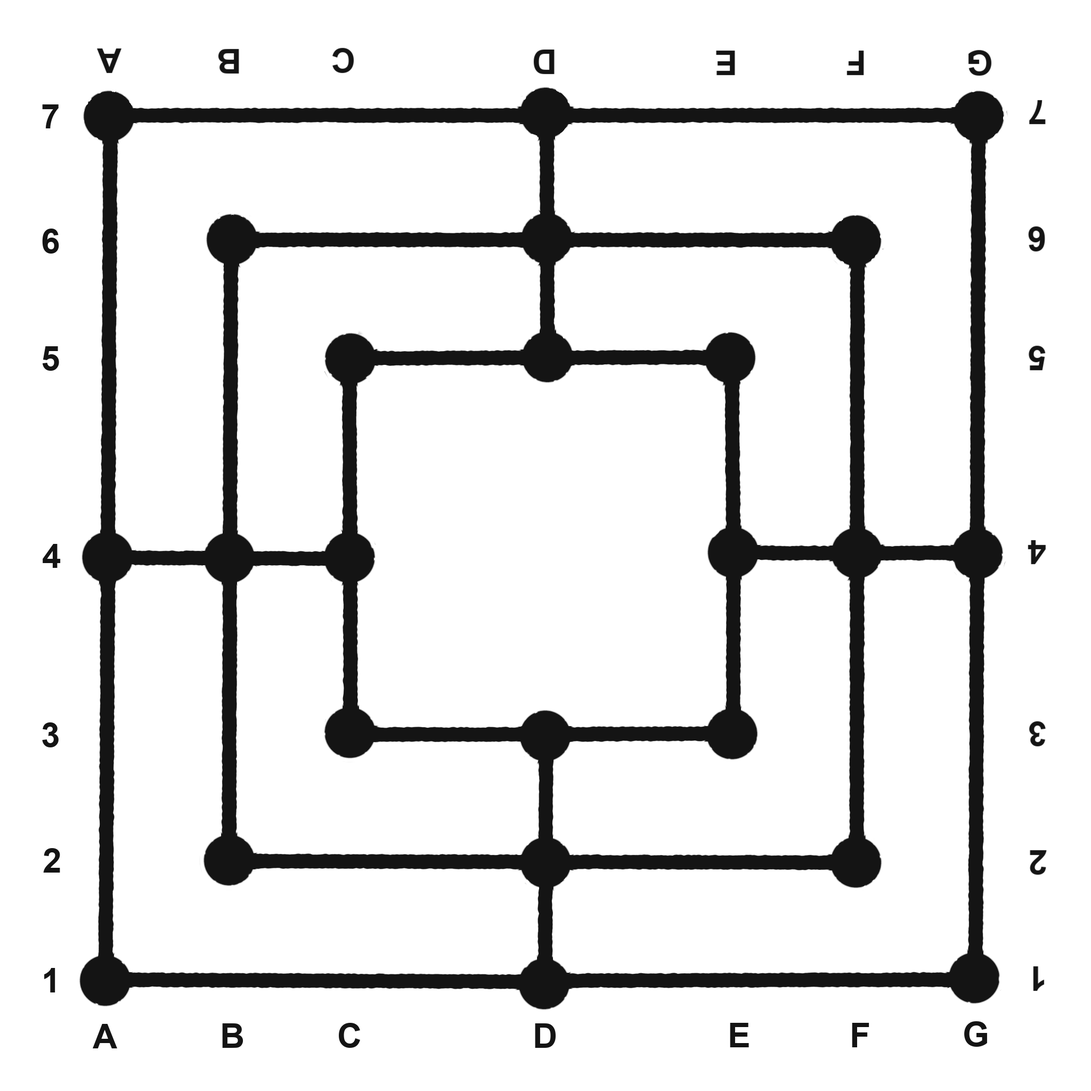
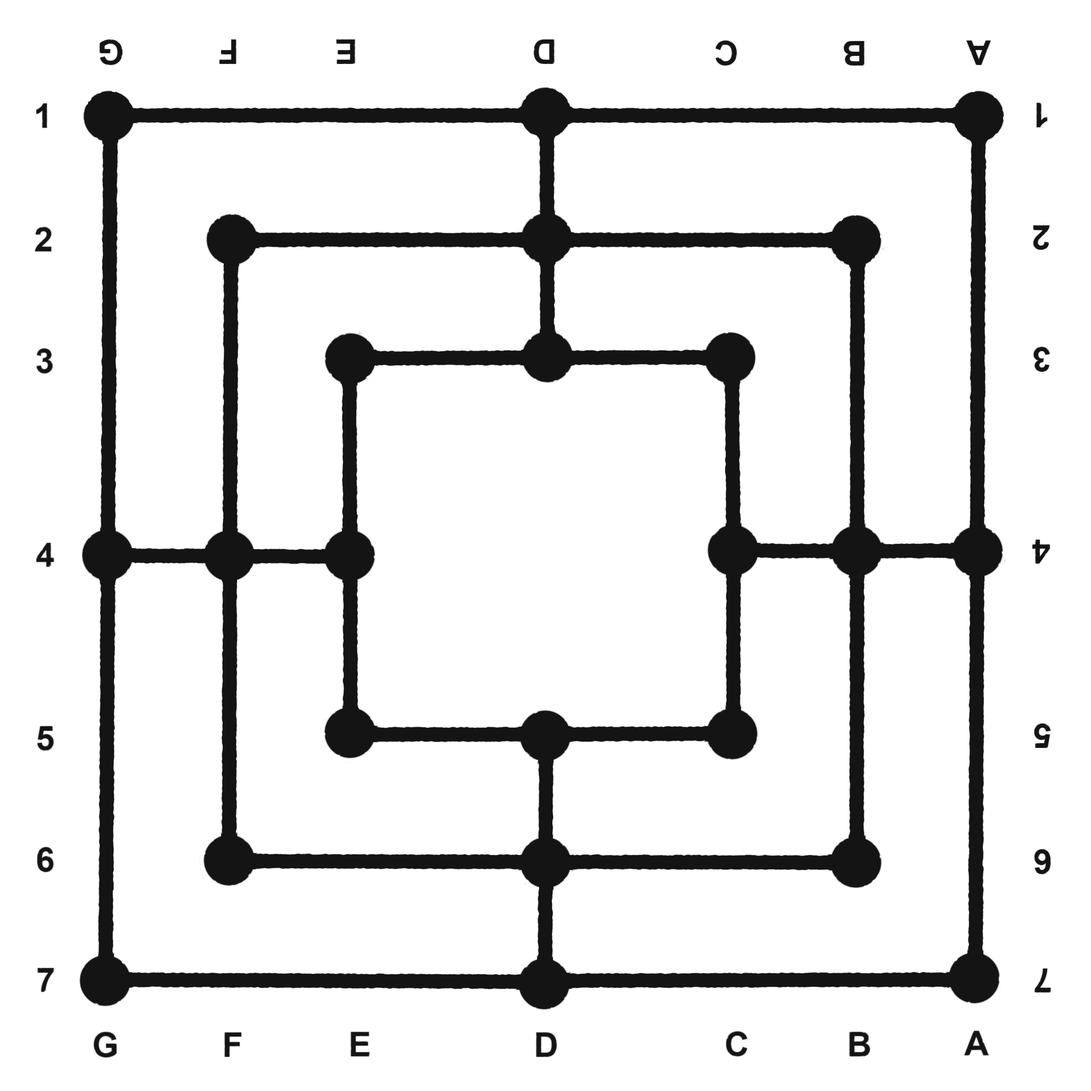
The second 1091 × 1091 image is a revision of the first. Changes to its layers:
added group "Labels" with 28 layers above "Helper line" over [34, 38, 1053, 1059]
moved "7" into group "Labels", painted on it over [42, 104, 1053, 994]
moved "6" into group "Labels", painted on it over [42, 228, 1053, 876]
moved "5" into group "Labels", painted on it over [42, 346, 1052, 749]
moved "3" into group "Labels", painted on it over [42, 346, 1051, 748]
moved "2" into group "Labels", painted on it over [43, 224, 1051, 873]
moved "1" into group "Labels", painted on it over [44, 102, 1049, 993]
moved "7 #1" into group "Labels", painted on it over [36, 99, 1047, 994]
moved "6 #1" into group "Labels", painted on it over [36, 225, 1047, 874]
moved "5 #1" into group "Labels", painted on it over [36, 345, 1047, 752]
moved "3 #1" into group "Labels", painted on it over [35, 347, 1047, 748]
moved "2 #1" into group "Labels", painted on it over [34, 225, 1048, 876]
moved "1 #1" into group "Labels", painted on it over [35, 102, 1046, 992]
moved "G" into group "Labels", painted on it over [99, 38, 988, 1048]
moved "F" into group "Labels", painted on it over [218, 38, 870, 1048]
moved "E" into group "Labels", painted on it over [335, 38, 750, 1048]
moved "B" into group "Labels", painted on it over [222, 40, 866, 1049]
moved "A" into group "Labels", painted on it over [92, 39, 992, 1049]
moved "G #1" into group "Labels", painted on it over [92, 49, 993, 1059]
moved "F #1" into group "Labels", painted on it over [223, 50, 865, 1058]
moved "C #1" into group "Labels", painted on it over [332, 47, 749, 1058]
moved "B #1" into group "Labels", painted on it over [217, 48, 872, 1058]
moved "A #1" into group "Labels", painted on it over [96, 47, 990, 1057]
painted on "Paint" over [80, 104, 1009, 727]
…and 6 more changes (6 painted, 6 stack)
